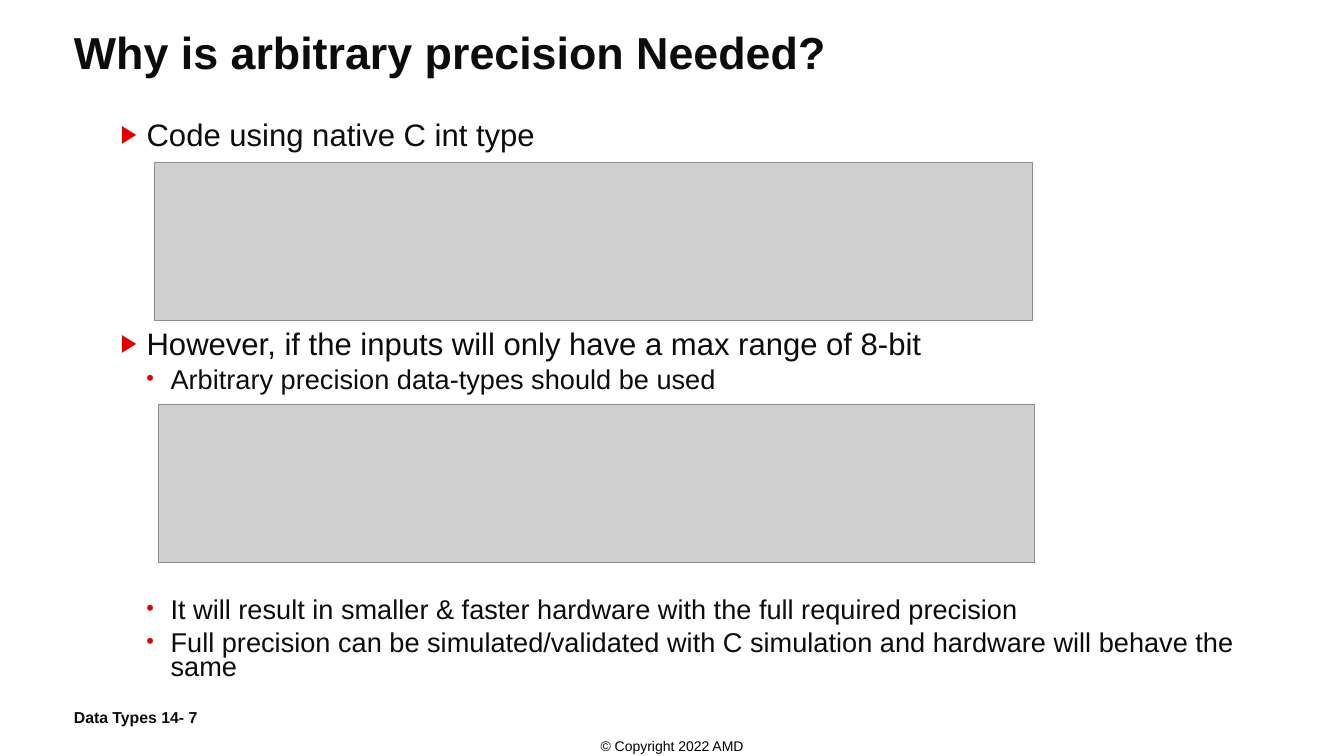
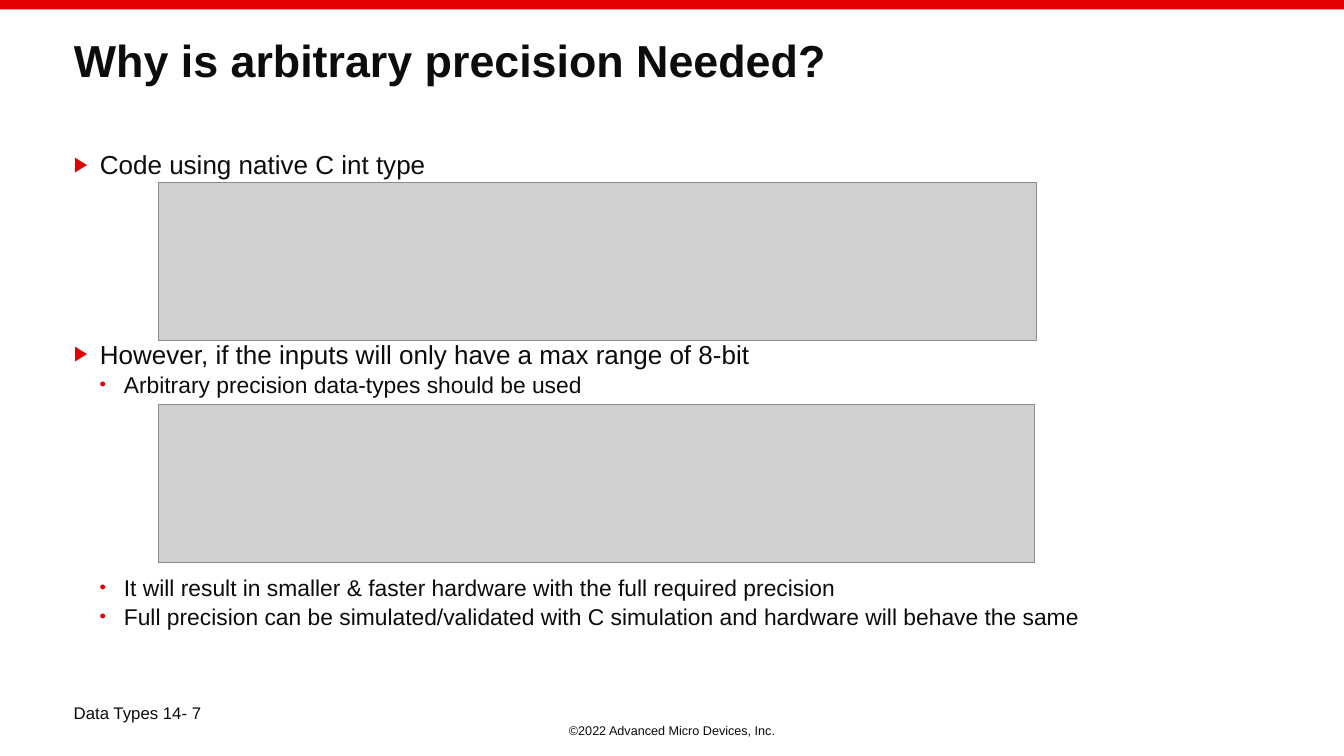
Before and after one commit to ChunxuGuo/High-Level-Synthesis-Flow-on-Zynq-using-Vitis-HLS, a slide deck: slide 7 of vitis_slides/14_Data_Types.PPTX. Drawn at 1344x756 pixels with LibreOffice and Linux fonts; fonts in the diff are those of the drawing; grey boxes stand for pictures; background and template pictures are left out. Boxes give left, top, right and bottom in pixels: in the first picture for what was removed or moved away, otherwise in the second. Text is boxed around its words. In the diff, an @@ line names an element or a change of style, - is before the commit and + after.

```diff
--- a/vitis_slides/14_Data_Types.PPTX
+++ b/vitis_slides/14_Data_Types.PPTX
@@ rectangle added at (0,0,1344,9), fill #E20000 @@
@@ title "Why is arbitrary precision Needed?": place and size @@
-title "Why is arbitrary precision Needed?" at (74,36,825,78)
+title "Why is arbitrary precision Needed?" at (74,44,825,86)
@@ text "Code using native C int ...": place and size @@
-text "Code using native C int ..." at (147,123,1233,677)
+text "Code using native C int ..." at (100,155,1079,630)
@@ text "Code using native C int ..." at (100,155,1079,630): size 22.2 to 18.6 pt in "Code using native C int type", "However, if the inputs will only have ..."; size 19.4 to 16.3 pt in "Arbitrary precision data-types should be used", "It will result in smaller & faster ...", "Full precision can be simulated/validated with C ..." @@
@@ picture: place and size @@
-picture at (154,163,1032,322)
+picture at (158,182,1036,341)
@@ text at (74,707,201,723): size 11.3 to 12 pt, bold off; vertical alignment middle to top @@
@@ text at (569,726,775,737): text changed; size 10 to 9 pt; text colour #000000 to #0C0C0C @@
-© Copyright 2022 AMD
+©2022 Advanced Micro Devices, Inc.
```
Also in this commit, not shown: 27 other slides changed, 2 slides added, 1 slide removed, 9 other files.
